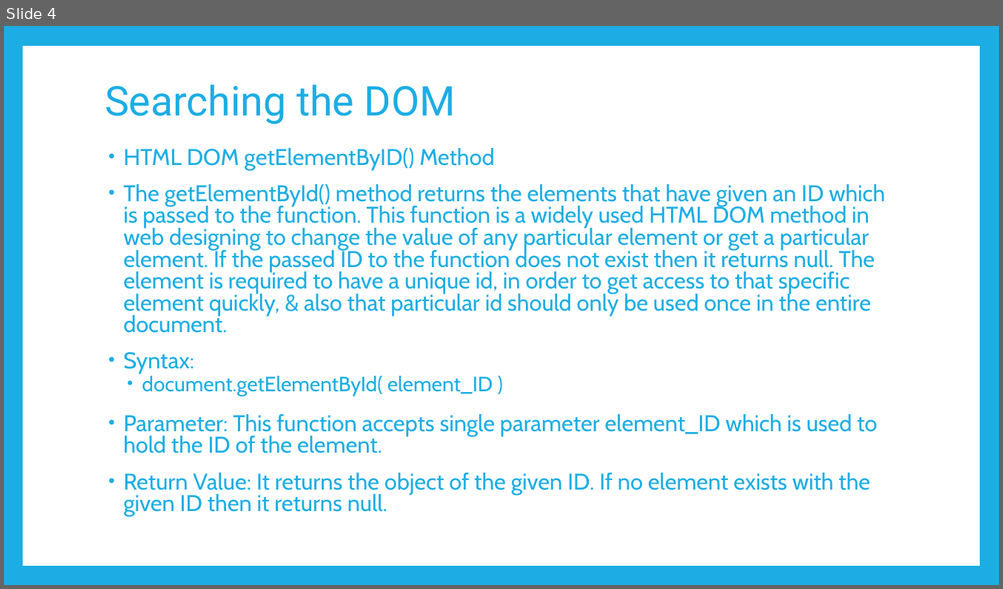
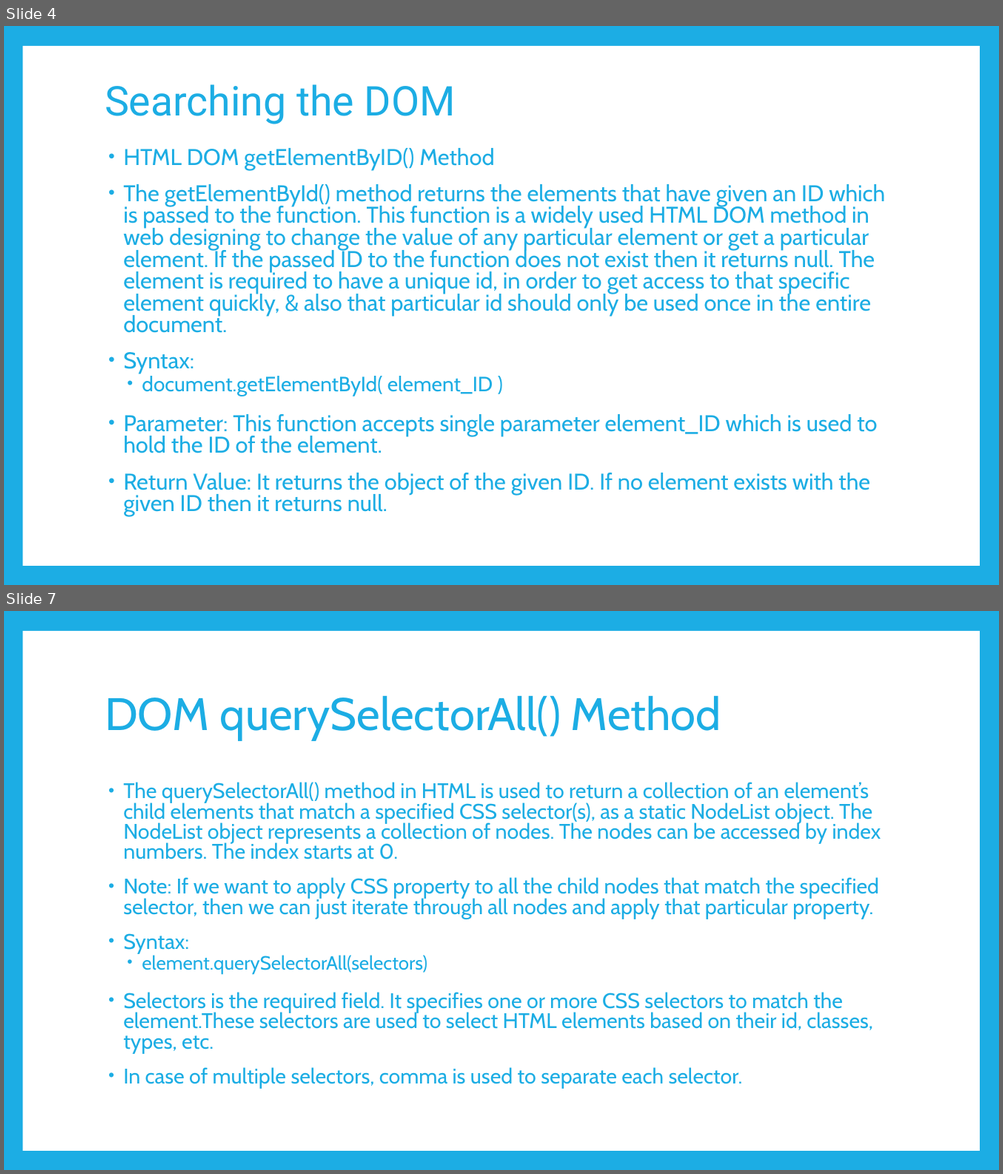
Before and after one commit to PramodJana/JavaScript, a slide deck: GFG JS Course Curriculam/Articles/008 Document Object MOdel.pptx. Shown one above the other, each under a label of ours: slide 4 before the commit, slides 4 and 7 after it; the slides between them are not shown. The pictures are 1003x589 and 1003x1174 pixels, drawn with LibreOffice and Linux fonts; fonts in the diff are those of the drawing. Boxes give left, top, right and bottom in pixels: in the first picture for what was removed or moved away, otherwise in the second. Text is boxed around its words. In the diff, an @@ line names an element or a change of style, - is before the commit and + after.

```diff
--- a/GFG JS Course Curriculam/Articles/008 Document Object MOdel.pptx
+++ b/GFG JS Course Curriculam/Articles/008 Document Object MOdel.pptx
@@ slide 7 added at (4,611,999,1170), background #1CADE4; not listed: 1 template element that a slide beside it also shows @@
@@ title added at (105,695,721,741), 44 pt, text #1CADE4 @@
+DOM querySelectorAll() Method
@@ text added at (123,782,881,1089), 20.4 pt, text #1CADE4 @@
+• The querySelectorAll() method in HTML is used to return a collection of an element’s child elements that match a specified CSS selector(s), as a static NodeList object. The NodeList object represents a collection of nodes. The nodes can be accessed by index numbers. The index starts at 0.
+• Note: If we want to apply CSS property to all the child nodes that match the specified selector, then we can just iterate through all nodes and apply that particular property.
+• Syntax:
+  • element.querySelectorAll(selectors)
+• Selectors is the required field. It specifies one or more CSS selectors to match the element.These selectors are used to select HTML elements based on their id, classes, types, etc.
+• In case of multiple selectors, comma is used to separate each selector.
```
Also in this commit, not shown: 13 other slides added, 14 slides removed.
